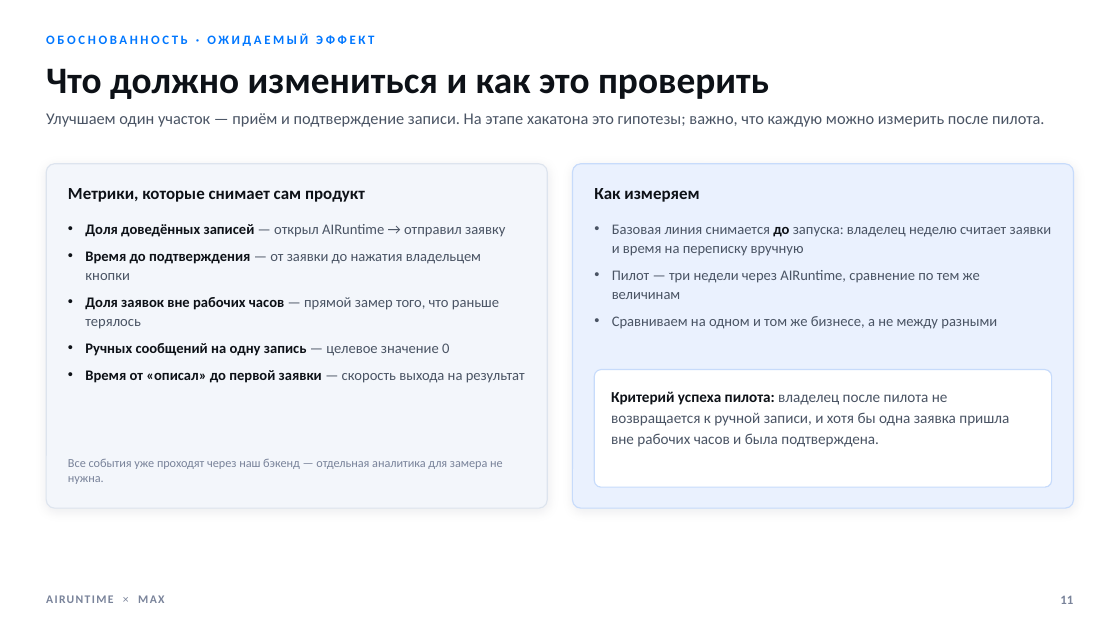
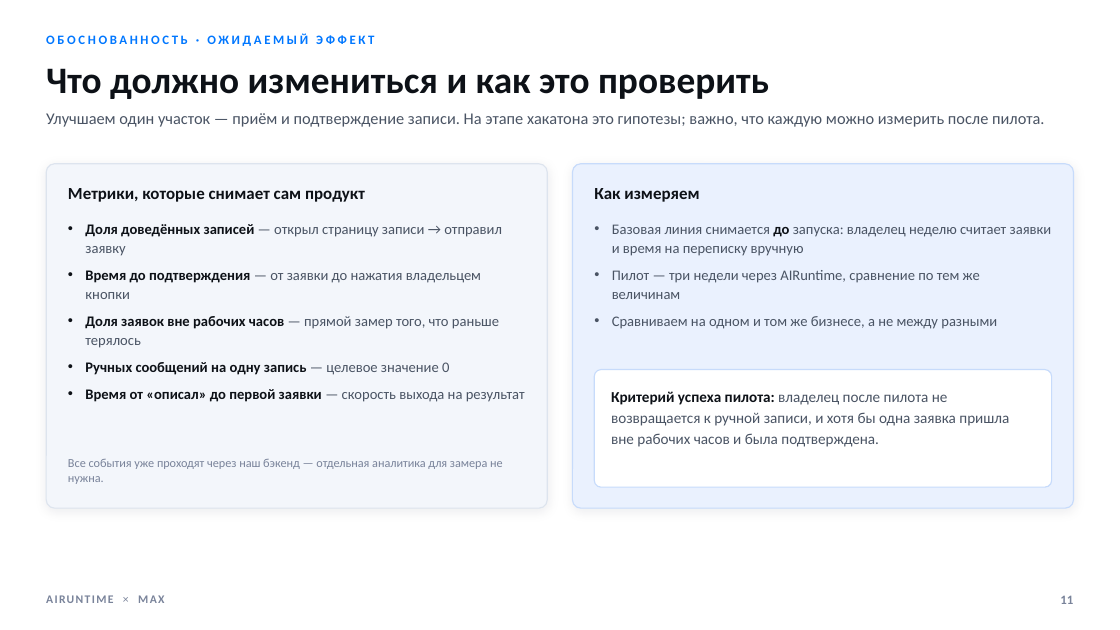
Before and after one commit to airuntime-ru/airuntime, a slide deck: slide 11 of docs/max-presentation/presentation.pptx. Drawn at 1120x630 pixels with LibreOffice and Linux fonts; fonts in the diff are those of the drawing. Boxes give left, top, right and bottom in pixels: in the first picture for what was removed or moved away, otherwise in the second. Text is boxed around its words. In the diff, an @@ line names an element or a change of style, - is before the commit and + after.

```diff
--- a/docs/max-presentation/presentation.pptx
+++ b/docs/max-presentation/presentation.pptx
@@ text at (85,224,502,256): text changed @@
-• Доля доведённых записей — открыл AIRuntime → отправил заявку
+• Доля доведённых записей — открыл страницу записи → отправил заявку
```
Also in this commit, not shown: 6 other slides changed, 3 other files.
